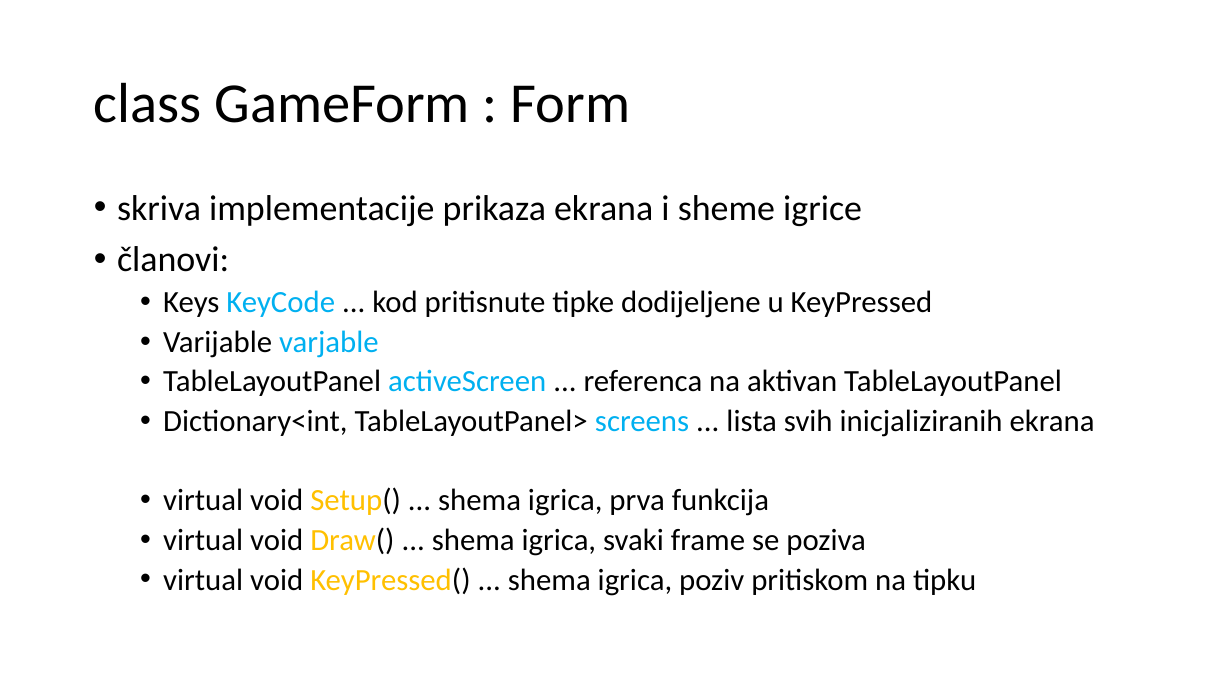
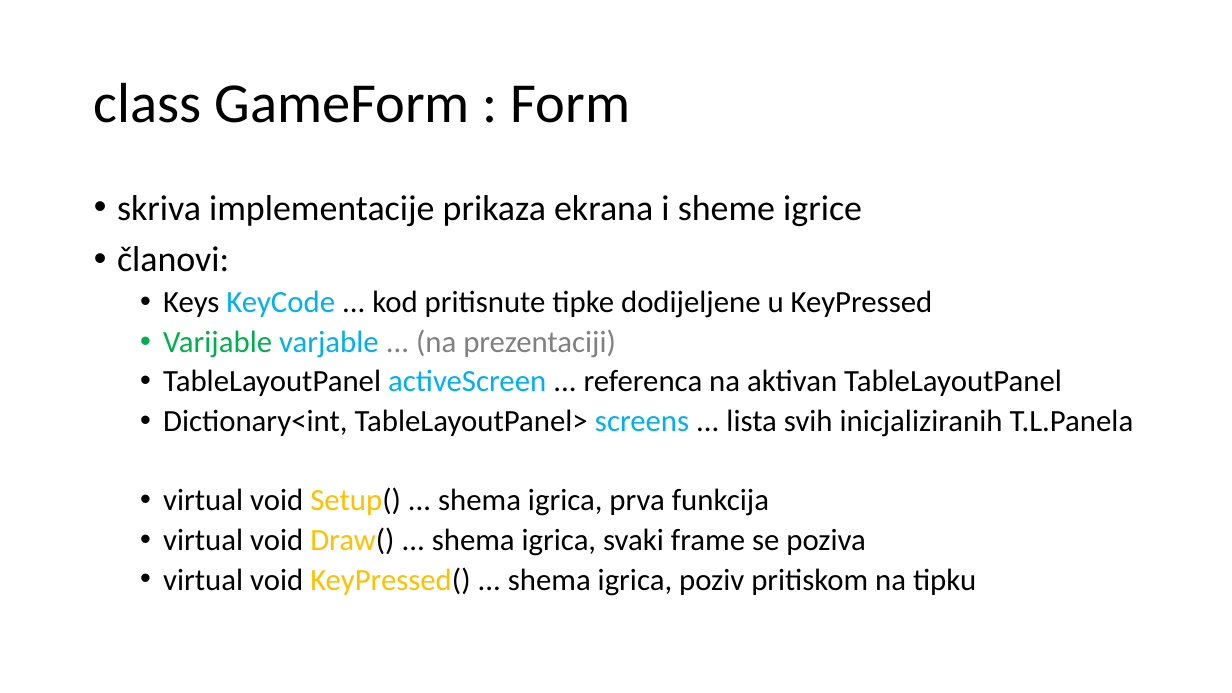
Before and after one commit to mihapetr/Zmija, a slide deck: slide 7 of docs/Zmijica.pptx. Drawn at 1232x693 pixels with LibreOffice and Linux fonts; fonts in the diff are those of the drawing. Boxes give left, top, right and bottom in pixels: in the first picture for what was removed or moved away, otherwise in the second. Text is boxed around its words. In the diff, an @@ line names an element or a change of style, - is before the commit and + after.

```diff
--- a/docs/Zmijica.pptx
+++ b/docs/Zmijica.pptx
@@ text at box(163, 330, 616, 358): text changed; text colour #000000 to #808080 @@
-  • Varijable varjable
+  • Varijable varjable ... (na prezentaciji)
@@ text at box(163, 409, 1134, 437): text changed @@
-  • Dictionary<int, TableLayoutPanel> screens ... lista svih inicjaliziranih ekrana
+  • Dictionary<int, TableLayoutPanel> screens ... lista svih inicjaliziranih T.L.Panela
```
Also in this commit, not shown: 3 other slides changed, 2 slides added, 1 other file.
